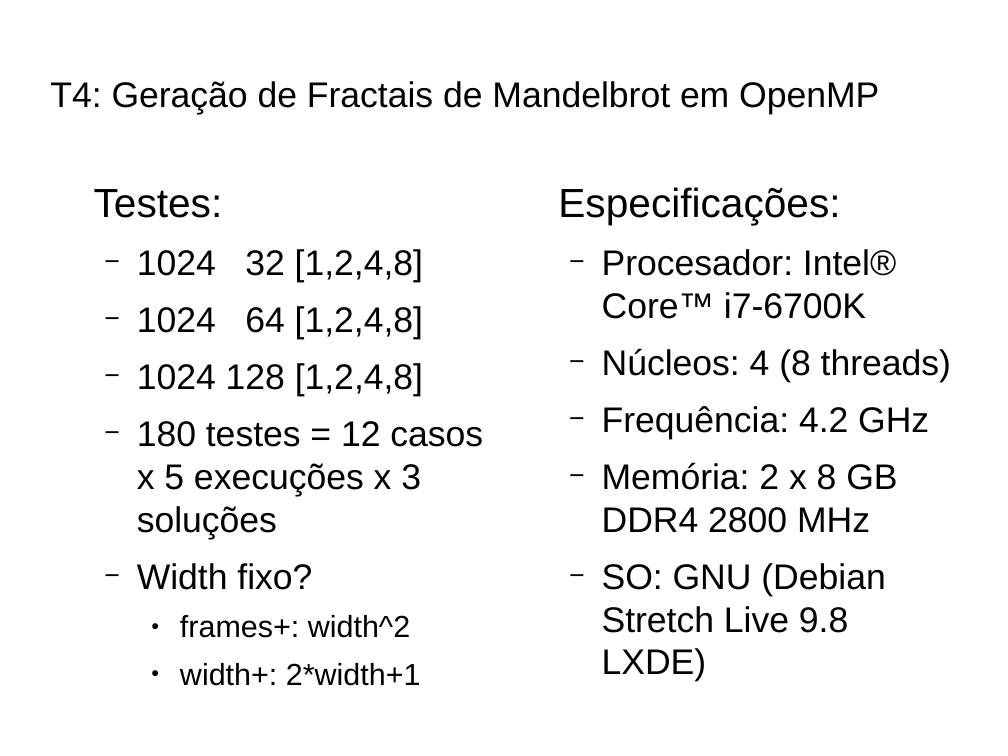
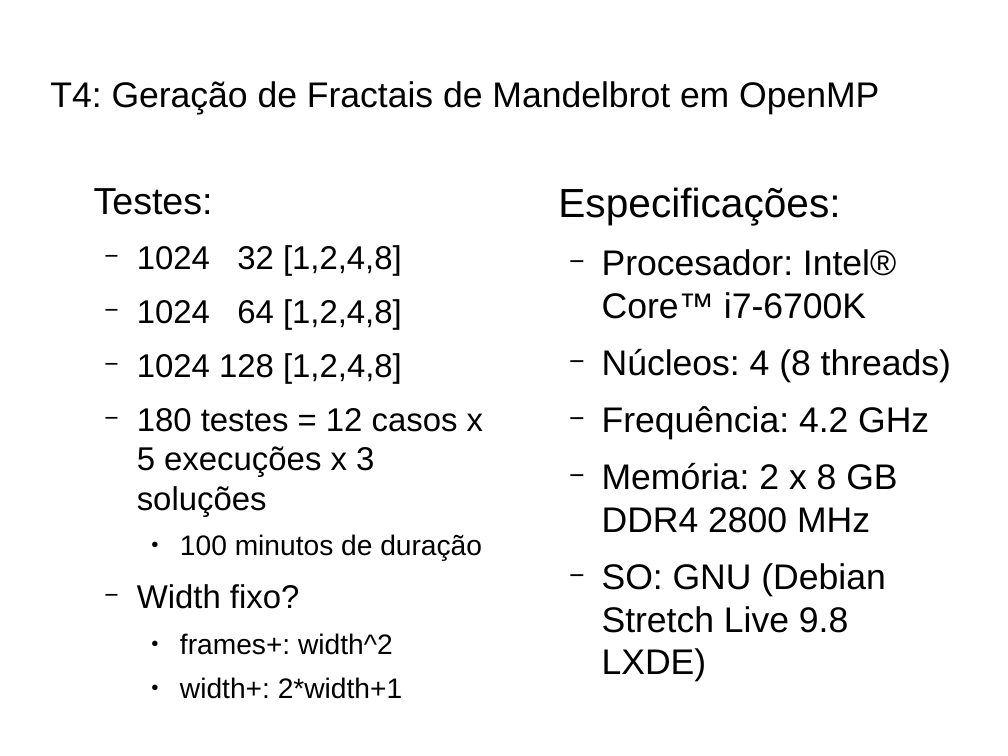
Before and after one commit to lokijuhygb/elc139-2019a, a slide deck: slide 1 of trabalhos/t4/fractalslides.odp. Drawn at 1008x756 pixels with LibreOffice and Linux fonts; fonts in the diff are those of the drawing. Boxes give left, top, right and bottom in pixels: in the first picture for what was removed or moved away, otherwise in the second. Text is boxed around its words. In the diff, an @@ line names an element or a change of style, - is before the commit and + after.

```diff
--- a/trabalhos/t4/fractalslides.odp
+++ b/trabalhos/t4/fractalslides.odp
@@ text at [94, 188, 483, 699]: size 32 to 29.6 pt in "Testes:"; size 28 to 25.9 pt in "1024 32 [1,2,4,8]", "1024 64 [1,2,4,8]", "1024 128 [1,2,4,8]", "180 testes = 12 casos x 5 ..." and 1 more places; size 24 to 22.2 pt in "frames+: width^2", "width+: 2*width+1" @@
@@ text at [180, 534, 482, 560]: paragraph added @@
+    ● 100 minutos de duração
```
Also in this commit, not shown: 1 other slide changed, 1 other file.
